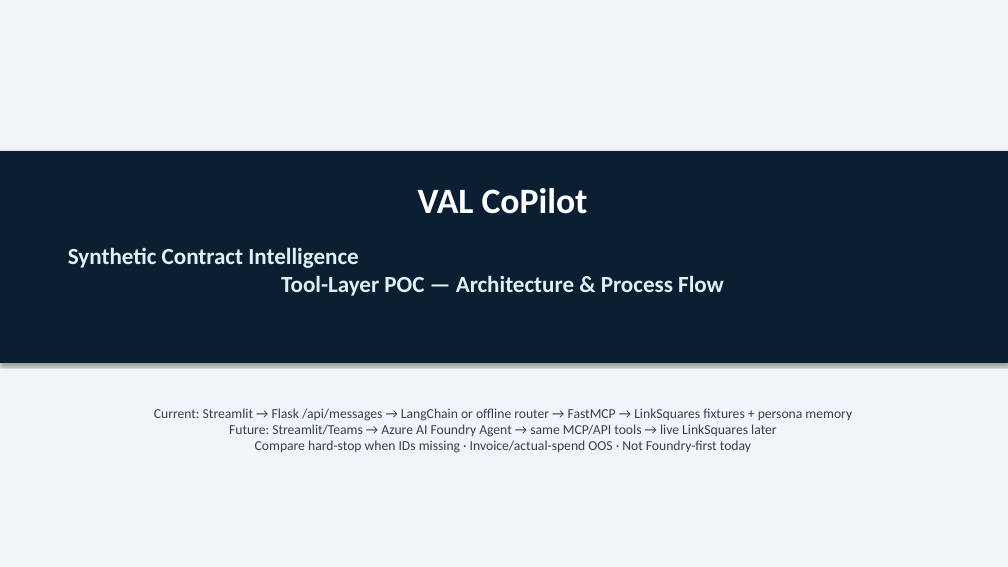
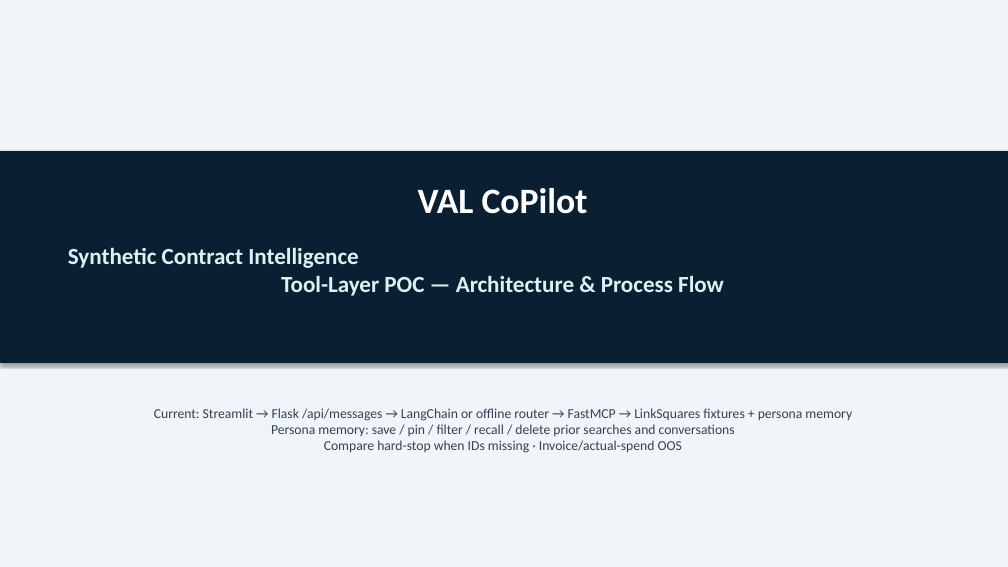
Before and after one commit to booshank/VALAgent, a slide deck: slide 1 of docs/VAL_CoPilot_Architecture_and_Process_Flow.pptx. Drawn at 1008x567 pixels with LibreOffice and Linux fonts; fonts in the diff are those of the drawing. Boxes give left, top, right and bottom in pixels: in the first picture for what was removed or moved away, otherwise in the second. Text is boxed around its words. In the diff, an @@ line names an element or a change of style, - is before the commit and + after.

```diff
--- a/docs/VAL_CoPilot_Architecture_and_Process_Flow.pptx
+++ b/docs/VAL_CoPilot_Architecture_and_Process_Flow.pptx
@@ text at (x1=271, y1=424, x2=735, y2=453): text changed @@
-Future: Streamlit/Teams → Azure AI Foundry Agent → same MCP/API tools → live LinkSquares later
-Compare hard-stop when IDs missing · Invoice/actual-spend OOS · Not Foundry-first today
+Persona memory: save / pin / filter / recall / delete prior searches and conversations
+Compare hard-stop when IDs missing · Invoice/actual-spend OOS
```
Also in this commit, not shown: 3 other slides changed, 1 slide removed, 19 other files.
